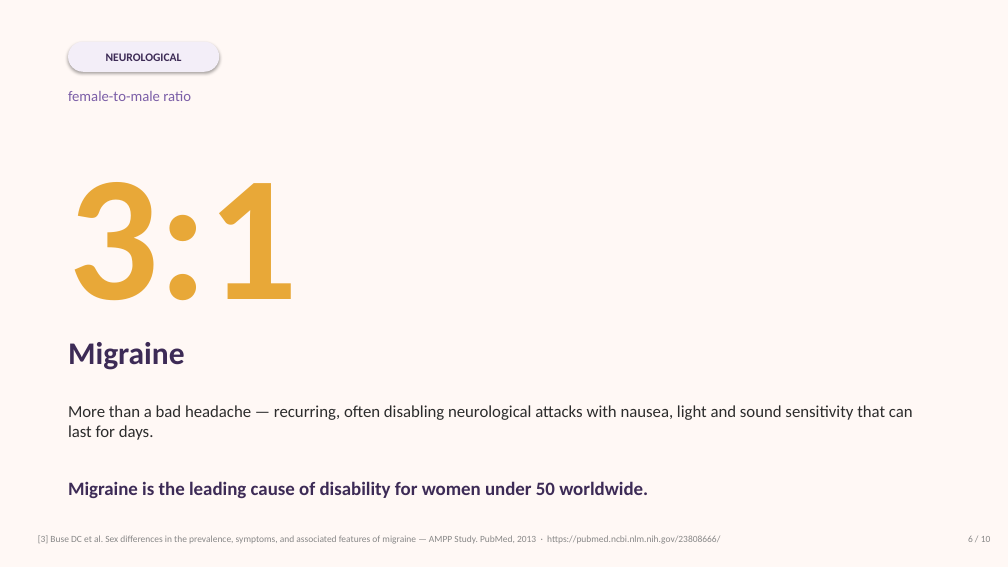
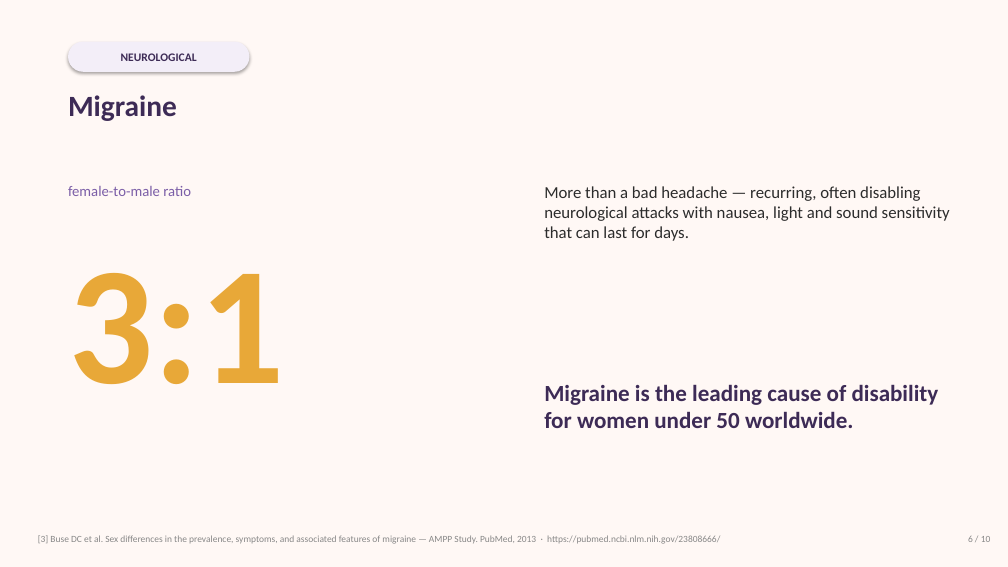
Before and after one commit to jimasiku/female-disease-prevalence, a slide deck: slide 6 of output/FemaleDiseasPrevalence.pptx. Drawn at 1008x567 pixels with LibreOffice and Linux fonts; fonts in the diff are those of the drawing. Boxes give left, top, right and bottom in pixels: in the first picture for what was removed or moved away, otherwise in the second. Text is boxed around its words. In the diff, an @@ line names an element or a change of style, - is before the commit and + after.

```diff
--- a/output/FemaleDiseasPrevalence.pptx
+++ b/output/FemaleDiseasPrevalence.pptx
@@ rounded rectangle "NEUROLOGICAL": place and size @@
-rounded rectangle "NEUROLOGICAL" at box(68, 42, 219, 72)
+rounded rectangle "NEUROLOGICAL" at box(68, 42, 250, 72)
@@ text "Migraine": place and size @@
-text "Migraine" at box(68, 342, 185, 370)
+text "Migraine" at box(68, 95, 177, 121)
@@ text "Migraine" at box(68, 95, 177, 121): size 30 to 28 pt @@
@@ text "female-to-male ratio": place and size @@
-text "female-to-male ratio" at box(68, 91, 191, 101)
+text "female-to-male ratio" at box(68, 186, 191, 196)
@@ text "More than a bad headache ..." rewrapped from box(68, 405, 913, 440) to box(544, 186, 950, 241) @@
@@ text "3:1": place and size @@
-text "3:1" at box(68, 182, 298, 301)
+text "3:1" at box(68, 273, 284, 384)
@@ text "3:1" at box(68, 273, 284, 384): size 170 to 160 pt @@
@@ text "Migraine is the leading cause ...": place and size @@
-text "Migraine is the leading cause ..." at box(68, 481, 648, 498)
+text "Migraine is the leading cause ..." at box(544, 384, 939, 428)
@@ text "Migraine is the leading cause ..." at box(544, 384, 939, 428): size 18 to 22 pt @@
```
Also in this commit, not shown: 7 other slides changed, 3 other files.
